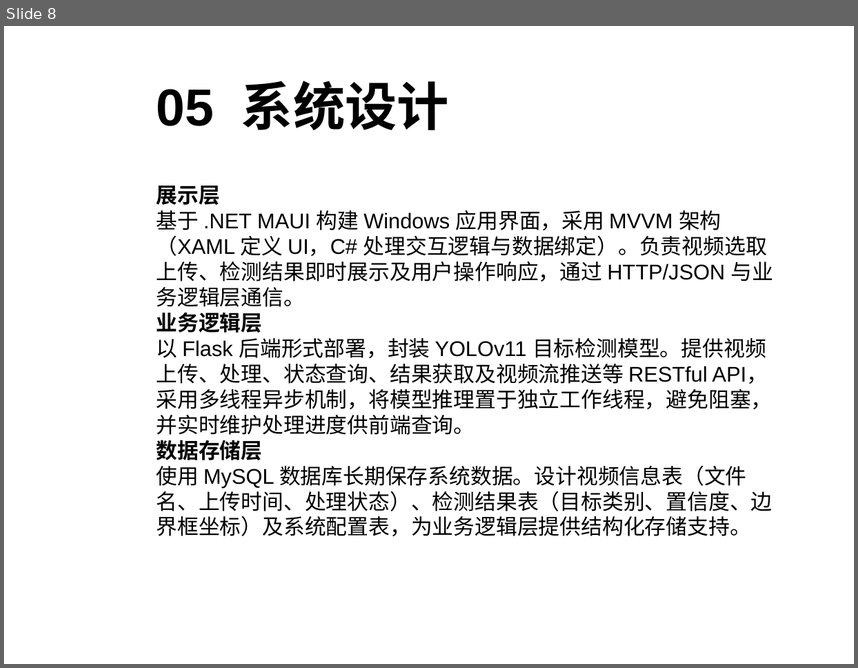
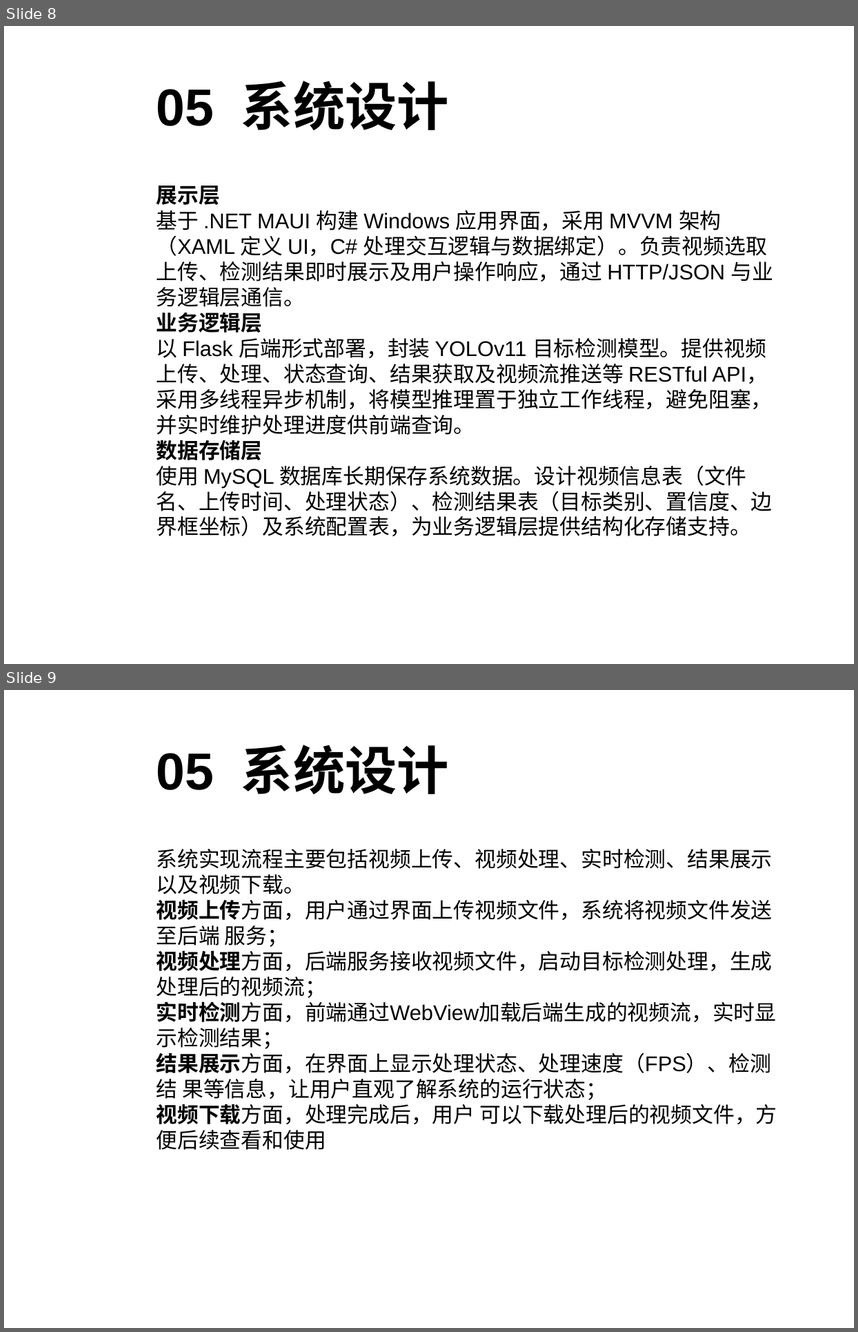
Before and after one commit to sanwan0104/maui_yolo_v1, a slide deck: 汇报.ppt. Shown one above the other, each under a label of ours: slide 8 before the commit, slides 8 and 9 after it. The pictures are 858x668 and 858x1332 pixels, drawn with LibreOffice and Linux fonts; fonts in the diff are those of the drawing; background and template pictures are left out. Boxes give left, top, right and bottom in pixels: in the first picture for what was removed or moved away, otherwise in the second. Text is boxed around its words. In the diff, an @@ line names an element or a change of style, - is before the commit and + after.

```diff
--- a/汇报.ppt
+++ b/汇报.ppt
@@ slide 9 added at (4,690,854,1328), background picture (left out) @@
@@ title added at (156,745,449,794), 44 pt, text #000000, bold @@
+05 系统设计
@@ text added at (156,849,777,1150), 18 pt, text #000000 @@
+系统实现流程主要包括视频上传、视频处理、实时检测、结果展示以及视频下载。
+视频上传方面，用户通过界面上传视频文件，系统将视频文件发送至后端 服务；
+视频处理方面，后端服务接收视频文件，启动目标检测处理，生成处理后的视频流；
+实时检测方面，前端通过WebView加载后端生成的视频流，实时显 示检测结果；
+结果展示方面，在界面上显示处理状态、处理速度（FPS）、检测结 果等信息，让用户直观了解系统的运行状态；
+视频下载方面，处理完成后，用户 可以下载处理后的视频文件，方便后续查看和使用
```
Also in this commit, not shown: 1 slide changed, 10 other slides added, 1 slide removed, 19 other files.
